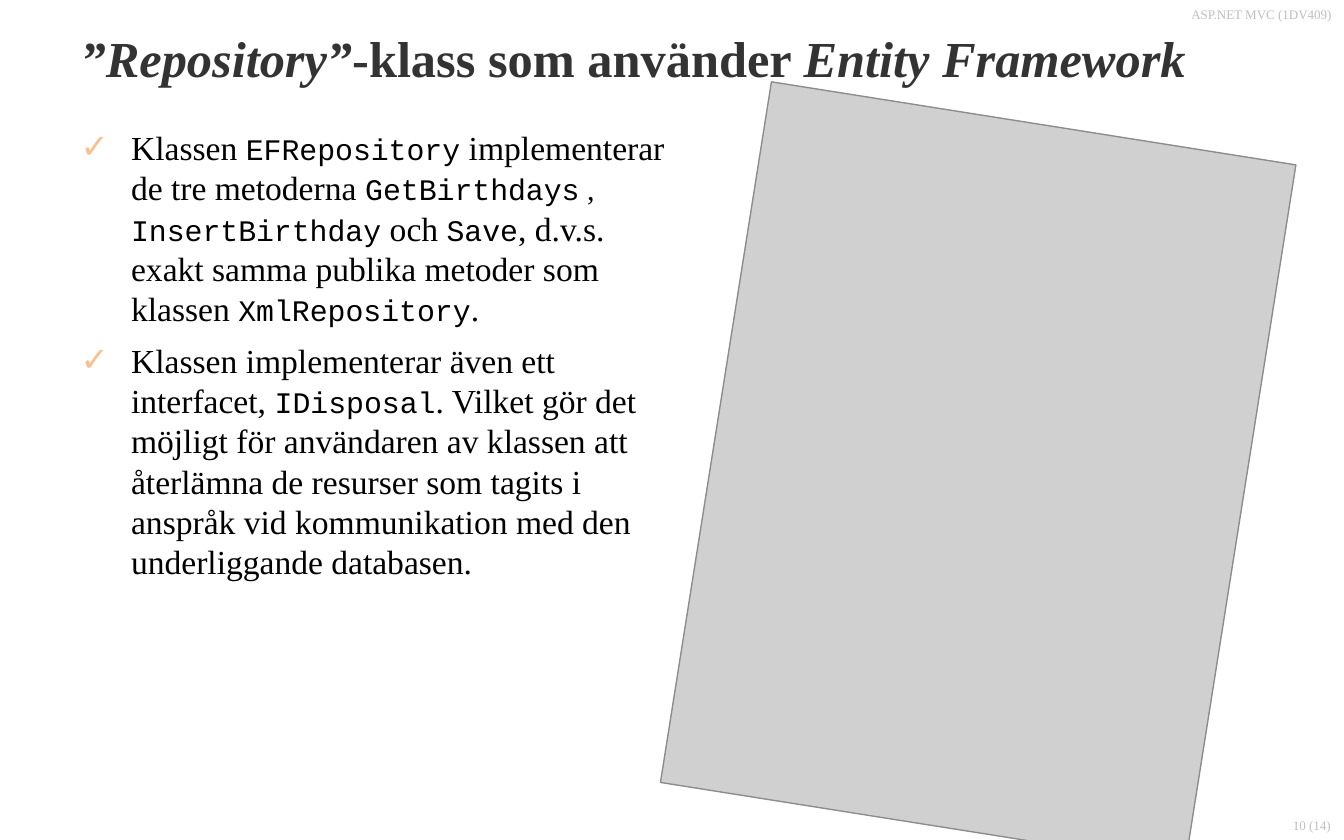
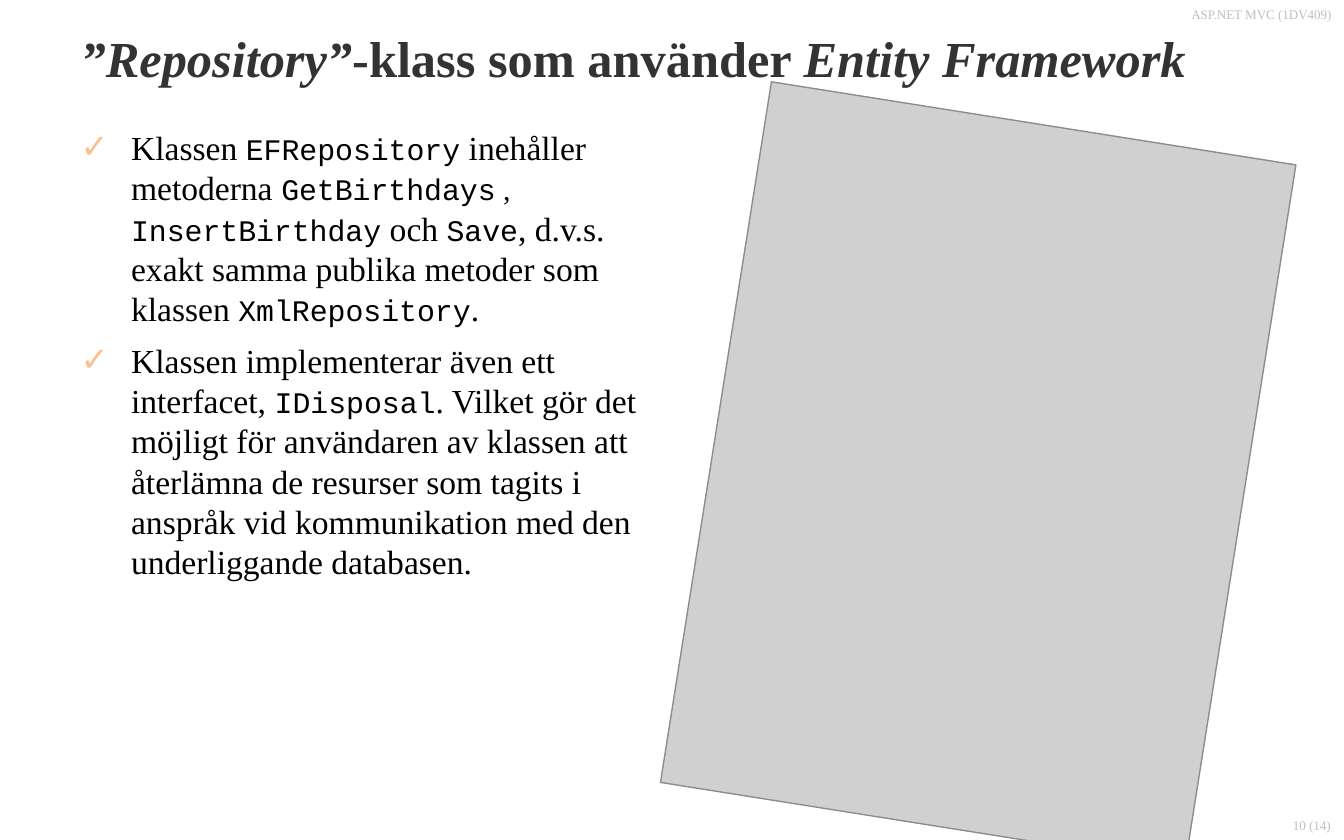
Before and after one commit to 1dv409/kursmaterial, a slide deck: slide 10 of Presentationsmaterial/Dokument/1.5 En databas, en tabell, lagrade procedurer och Entity Framework.pptx. Drawn at 1344x840 pixels with LibreOffice and Linux fonts; fonts in the diff are those of the drawing; grey boxes stand for pictures; background and template pictures are left out. Boxes give left, top, right and bottom in pixels: in the first picture for what was removed or moved away, otherwise in the second. Text is boxed around its words. In the diff, an @@ line names an element or a change of style, - is before the commit and + after.

```diff
--- a/Presentationsmaterial/Dokument/1.5 En databas, en tabell, lagrade procedurer och Entity Framework.pptx
+++ b/Presentationsmaterial/Dokument/1.5 En databas, en tabell, lagrade procedurer och Entity Framework.pptx
@@ text at bbox=[131, 135, 605, 328]: text changed @@
-✓ Klassen EFRepository implementerar de tre metoderna GetBirthdays , InsertBirthday och Save, d.v.s. exakt samma publika metoder som klassen XmlRepository.
+✓ Klassen EFRepository inehåller metoderna GetBirthdays , InsertBirthday och Save, d.v.s. exakt samma publika metoder som klassen XmlRepository.
```
Also in this commit, not shown: 5 other slides changed, 5 other files.
